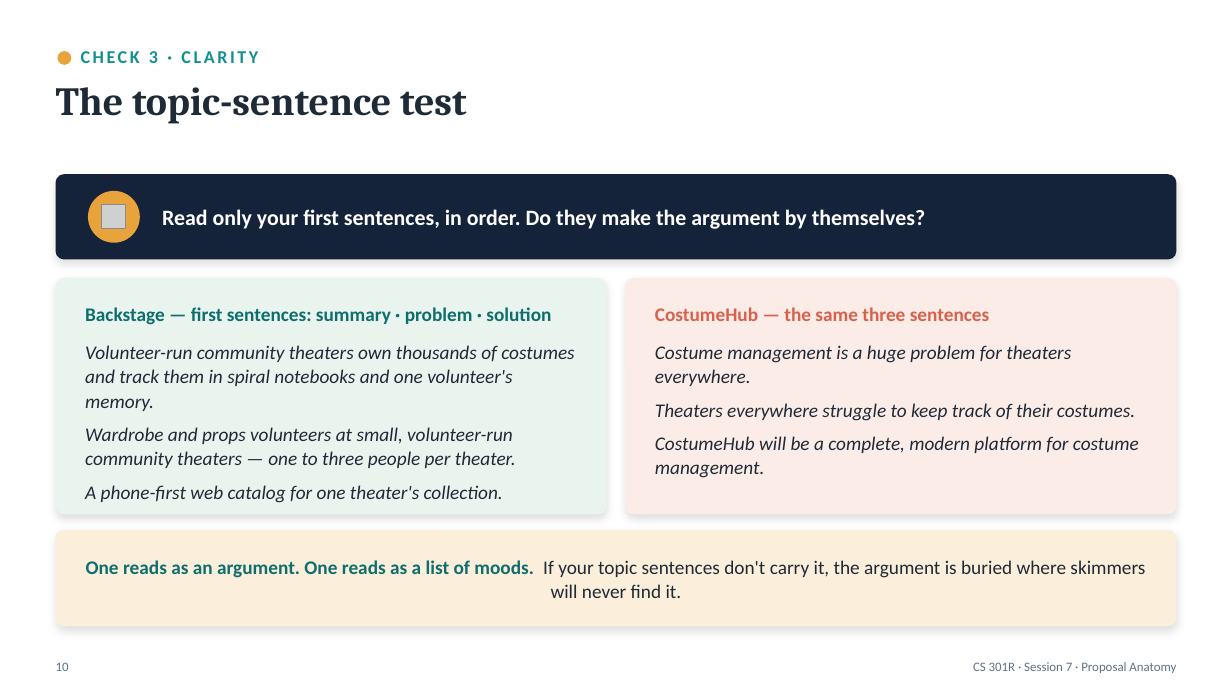
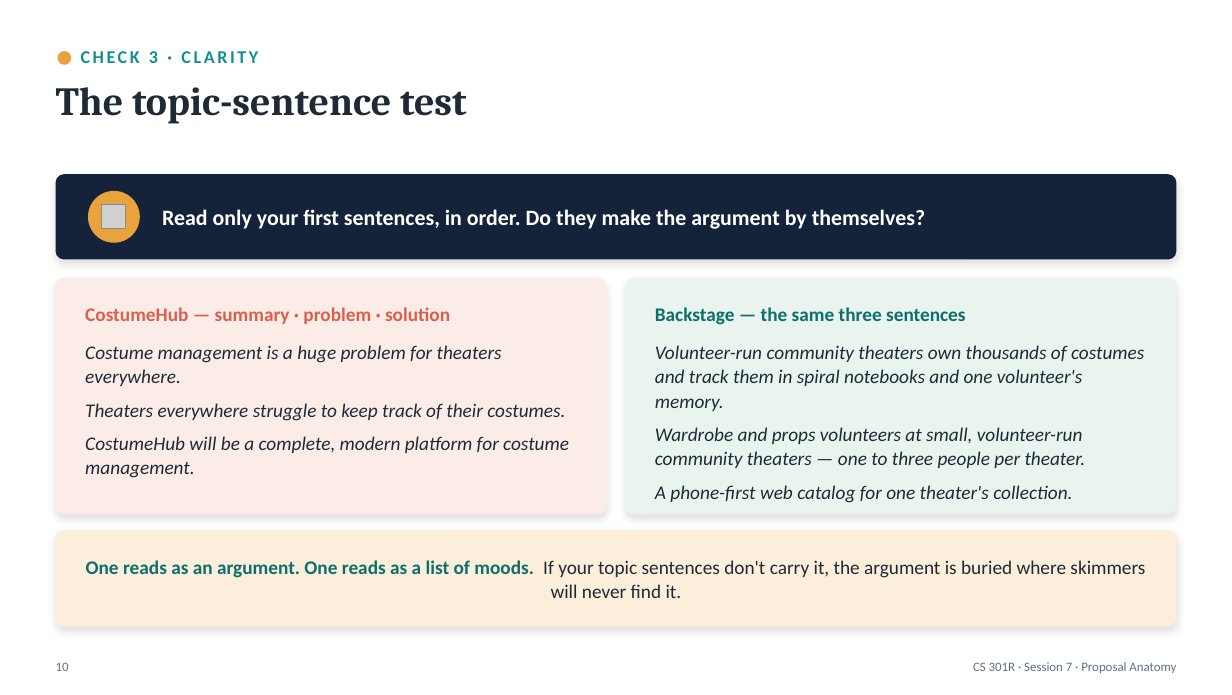
Before and after one commit to BYU-CS-Course-Ops/CS380, a slide deck: slide 10 of canvas_material/lectures/powerpoint/Session07-ProposalAnatomy.pptx. Drawn at 1232x695 pixels with LibreOffice and Linux fonts; fonts in the diff are those of the drawing; grey boxes stand for pictures. Boxes give left, top, right and bottom in pixels: in the first picture for what was removed or moved away, otherwise in the second. Text is boxed around its words. In the diff, an @@ line names an element or a change of style, - is before the commit and + after.

```diff
--- a/canvas_material/lectures/powerpoint/Session07-ProposalAnatomy.pptx
+++ b/canvas_material/lectures/powerpoint/Session07-ProposalAnatomy.pptx
@@ rounded rectangle at (56,278,607,514): fill #EAF4EE to #FBECE8 @@
@@ rounded rectangle at (625,278,1176,514): fill #FBECE8 to #EAF4EE @@
@@ text at (85,307,450,324): text changed; text colour #0E6E6D to #D9614C @@
-Backstage — first sentences: summary · problem · solution
+CostumeHub — summary · problem · solution
@@ text at (655,307,966,325): text changed; text colour #D9614C to #0E6E6D @@
-CostumeHub — the same three sentences
+Backstage — the same three sentences
@@ text at (85,345,569,478): text changed @@
-Volunteer-run community theaters own thousands of costumes and track them in spiral notebooks and one volunteer's memory.
-Wardrobe and props volunteers at small, volunteer-run community theaters — one to three people per theater.
-A phone-first web catalog for one theater's collection.
+Costume management is a huge problem for theaters everywhere.
+Theaters everywhere struggle to keep track of their costumes.
+CostumeHub will be a complete, modern platform for costume management.
@@ text at (655,345,1144,503): text changed @@
-Costume management is a huge problem for theaters everywhere.
-Theaters everywhere struggle to keep track of their costumes.
-CostumeHub will be a complete, modern platform for costume management.
+Volunteer-run community theaters own thousands of costumes and track them in spiral notebooks and one volunteer's memory.
+Wardrobe and props volunteers at small, volunteer-run community theaters — one to three people per theater.
+A phone-first web catalog for one theater's collection.
```
Also in this commit, not shown: 1 other slide changed, 10 other files.
